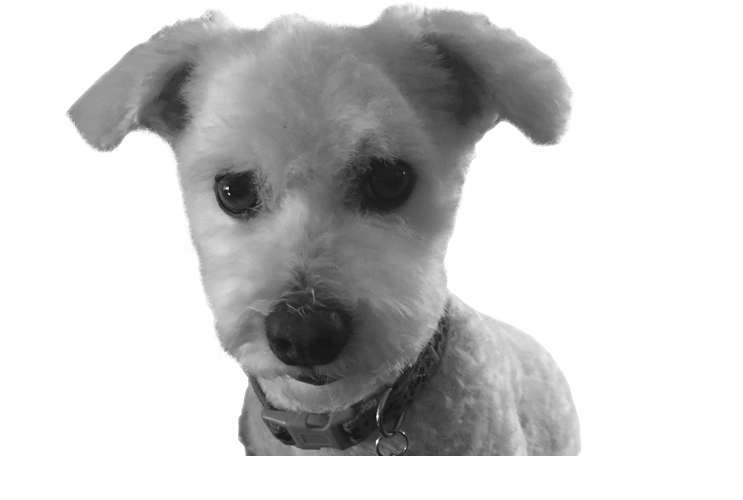
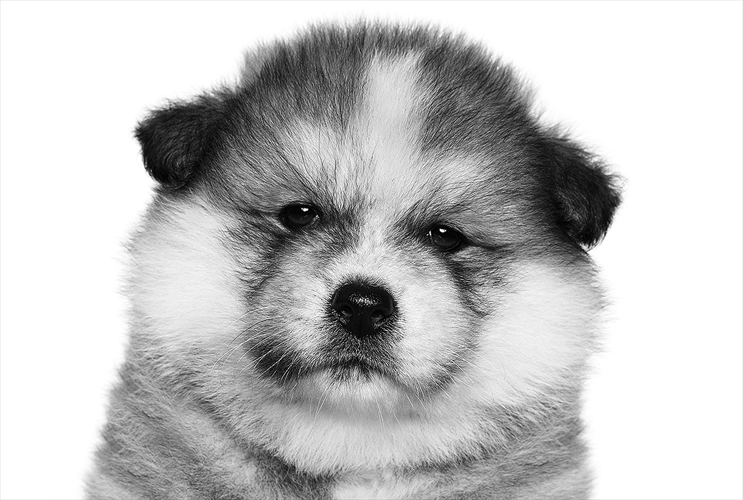
The second 743×500 image is a revision of the first. Changes to its layers:
hid "Layer 23" over (64, 0, 581, 456)
showed "Layer 7" over (0, 0, 743, 500)
